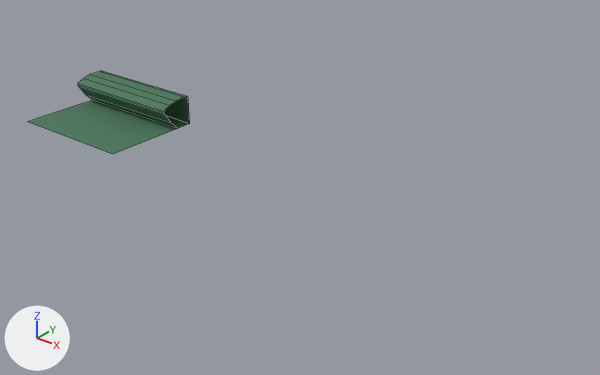
Two versions of the FBX model models/pool/table_cushion_straight_b.fbx, one commit apart.
One viewpoint serves both versions: a 50 mm camera at (0.389, -0.319, 0.187) aimed at (0.143, -0.01, -0.005). The axes (+X, +Y, +Z) are drawn at lower left. The lights are the same throughout. Mesh edges are drawn as thin lines. Where no turn or scale is listed for an object, it has been applied to the vertices.

Names of what the first picture shows: 'lod0'.
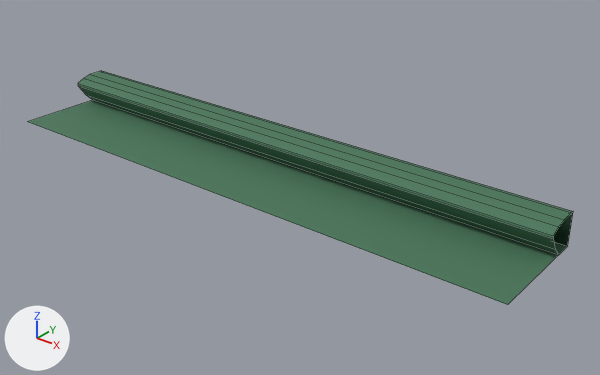
The newer file is also turned or shifted as a whole; pictures and numbers use the older file's frame.

Where the change shows, as pixel boxes (x1, y1, x2, y2) in the pictures (600 x 375 px):
'lod0', reshaped (235% wider, 180% taller): before (28, 71, 190, 154); after (28, 71, 573, 305)

The change, as a list of edits to the scene's bpy script:
```text
Change me_mesh:
    used by ob_lod0; location = (0.0, 0.0, 0.0)
    remove me_mesh.from_pydata(...)  # 24 vertices, 10 faces; spans x -0.04..0.04, y -0.05..0.01, z 0.0..0.0175
    add me_mesh.from_pydata(...)  # 22 vertices, 10 faces; spans x -0.04..0.28, y -0.05..0.01, z 0.0..0.0175
    me_mesh part 1
    13 vertices are removed from x -0.04..0.04, y -0.05..0.01, z 0.0..0.0175
    10 faces are deleted
    11 new vertices lie (0.32, 0.0, 0.0) away from vertices in x -0.04, y -0.05..0.01, z 0.0..0.0175
    10 new faces join them
```
